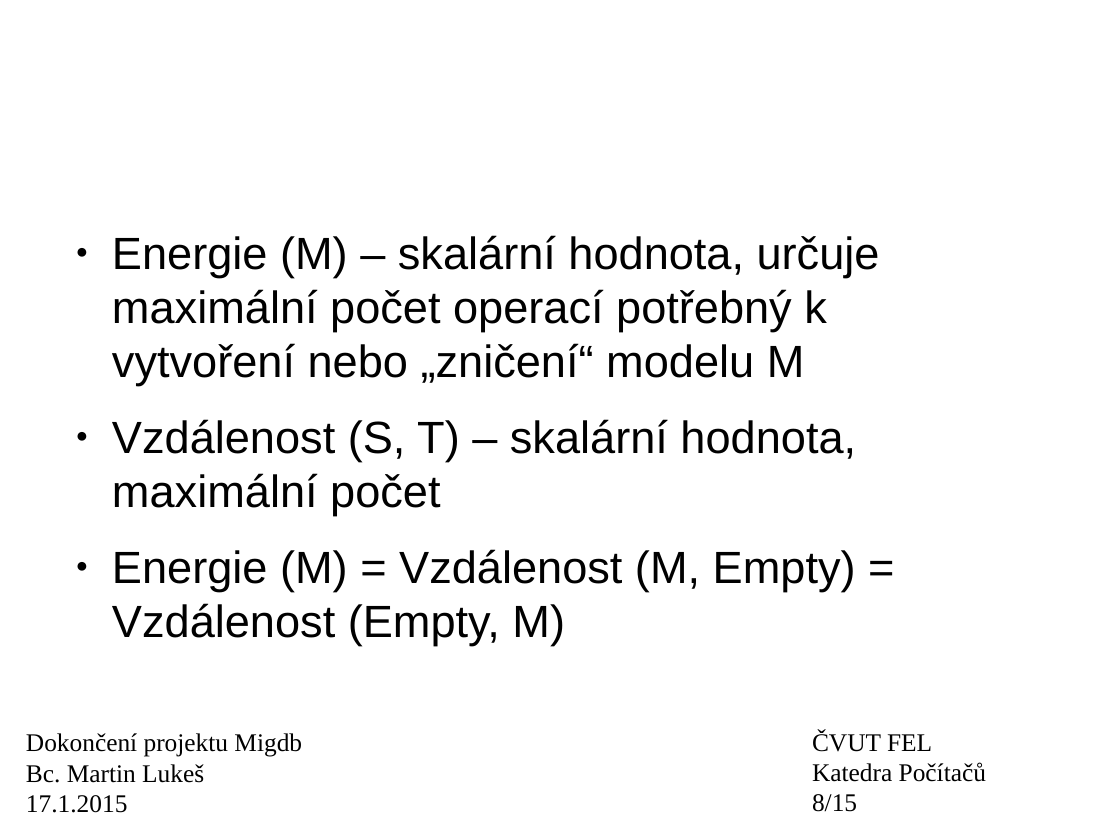
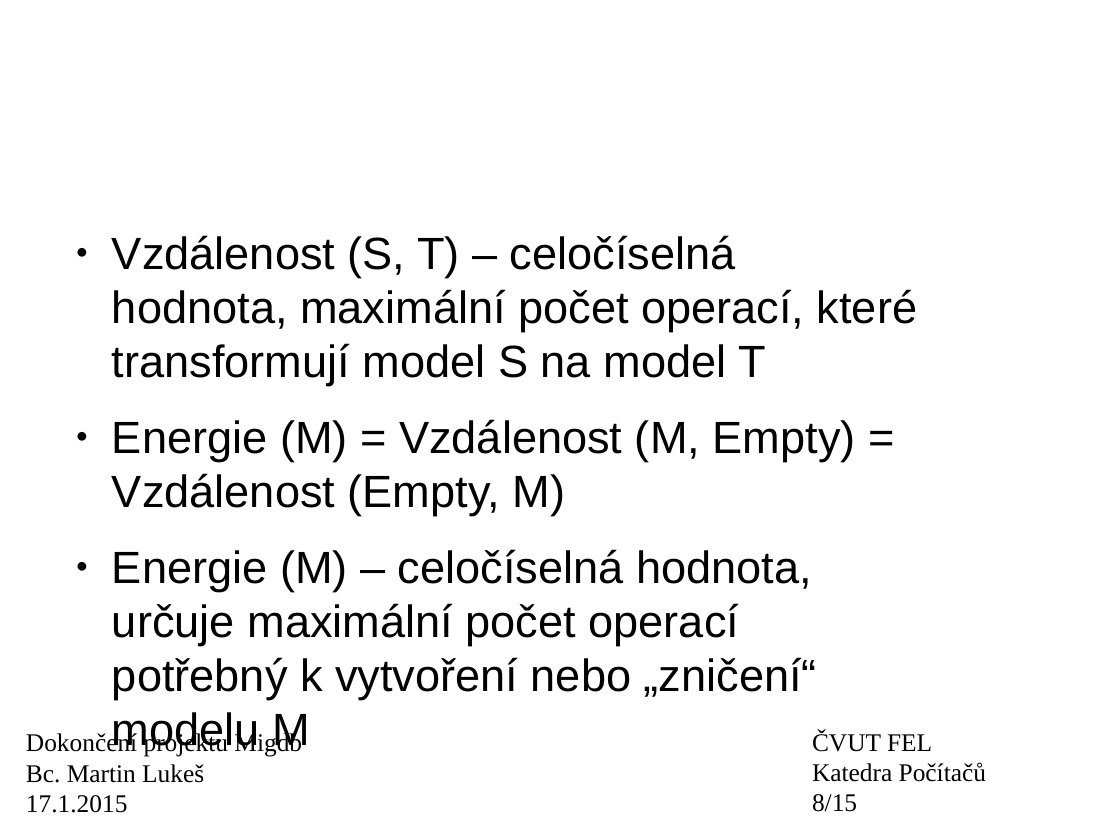
Before and after one commit to wox2/migrace_databaze, a slide deck: slide 8 of diplomka/prezentace.odp. Drawn at 1120x840 pixels with LibreOffice and Linux fonts; fonts in the diff are those of the drawing; background and template pictures are left out. Boxes give left, top, right and bottom in pixels: in the first picture for what was removed or moved away, otherwise in the second. Text is boxed around its words. In the diff, an @@ line names an element or a change of style, - is before the commit and + after.

```diff
--- a/diplomka/prezentace.odp
+++ b/diplomka/prezentace.odp
@@ text at <box>112,235,917,386</box>: text changed @@
-● Energie (M) – skalární hodnota, určuje maximální počet operací potřebný k vytvoření nebo „zničení“ modelu M
-● Vzdálenost (S, T) – skalární hodnota, maximální počet
+● Vzdálenost (S, T) – celočíselná hodnota, maximální počet operací, které transformují model S na model T
@@ text at <box>112,549,817,754</box>: paragraph added @@
+● Energie (M) – celočíselná hodnota, určuje maximální počet operací potřebný k vytvoření nebo „zničení“ modelu M
```
Also in this commit, not shown: 7 other slides changed, 2 other files.
